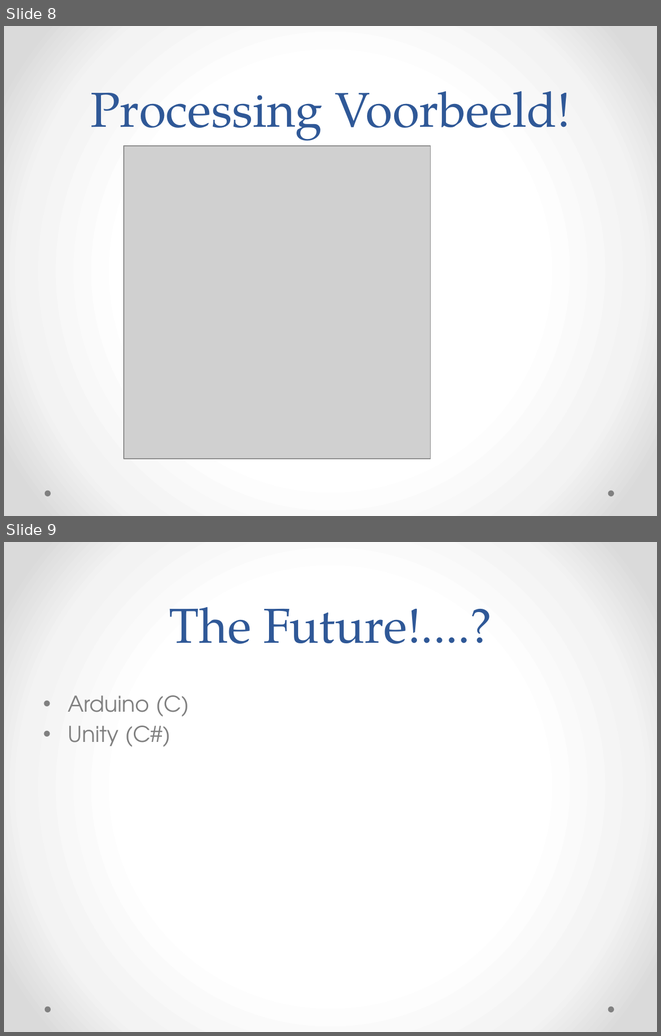
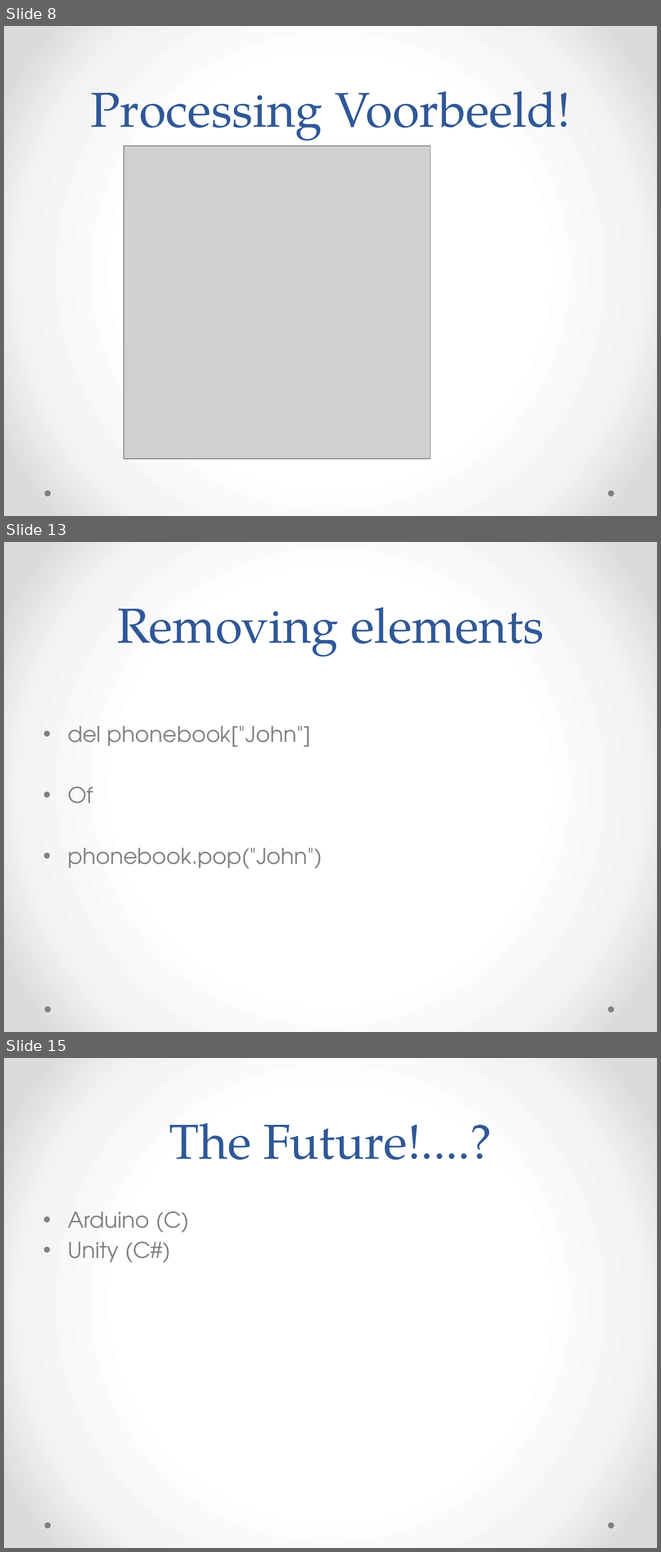
Before and after one commit to vmuijrers/EmpoweringCreativeThinkingThroughProgramming, a slide deck: Slides/ECTTP_Les_10_Overview.pptx. Shown one above the other, each under a label of ours: slides 8 and 9 before the commit, slides 8, 13 and 15 after it; the slides between them are not shown. The pictures are 661x1036 and 661x1552 pixels, drawn with LibreOffice and Linux fonts; fonts in the diff are those of the drawing; grey boxes stand for pictures. Boxes give left, top, right and bottom in pixels: in the first picture for what was removed or moved away, otherwise in the second. Text is boxed around its words. In the diff, an @@ line names an element or a change of style, - is before the commit and + after.

```diff
--- a/Slides/ECTTP_Les_10_Overview.pptx
+++ b/Slides/ECTTP_Les_10_Overview.pptx
@@ slide 13 added at (4,542,657,1032), background gradient #FFFFFF to #F4F4F4 to #DADADA; not listed: 2 template elements that a slide beside it also shows @@
@@ title added at (117,607,544,656), 54 pt, text #2F5897 @@
+Removing elements
@@ text added at (68,725,323,868), 24 pt, text #808080 @@
+• del phonebook["John"]
+• Of
+• phonebook.pop("John")
@@ what was slide 9 is now slide 15 @@
```
Also in this commit, not shown: 1 slide changed, 6 other slides added.
